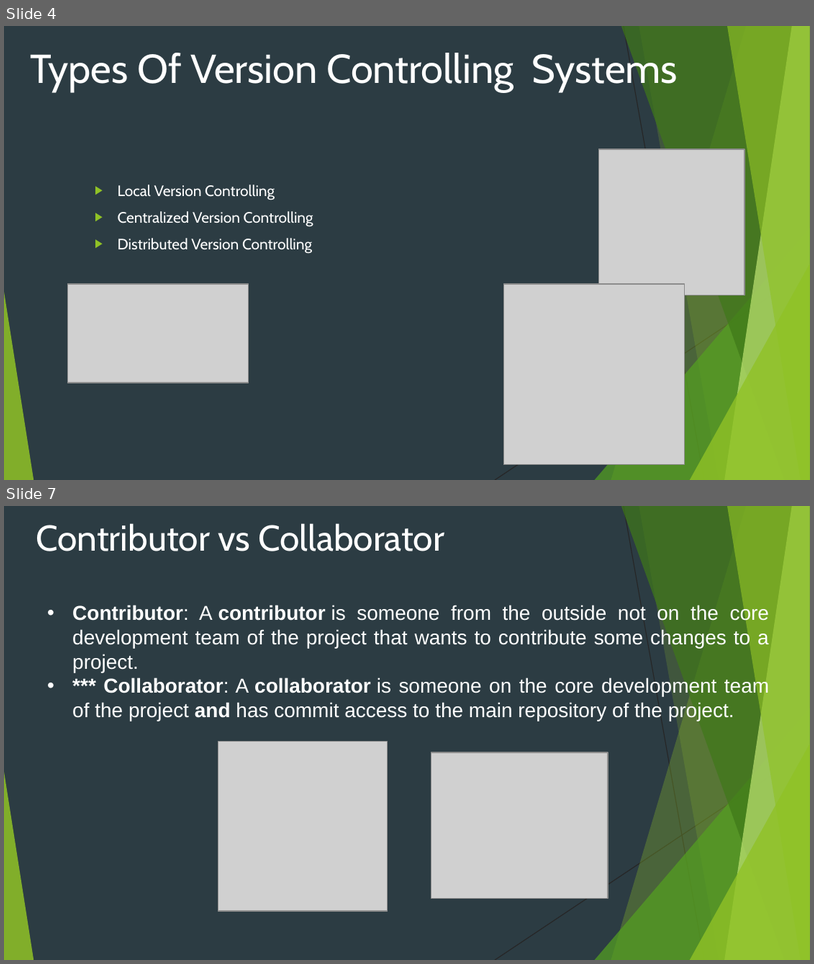
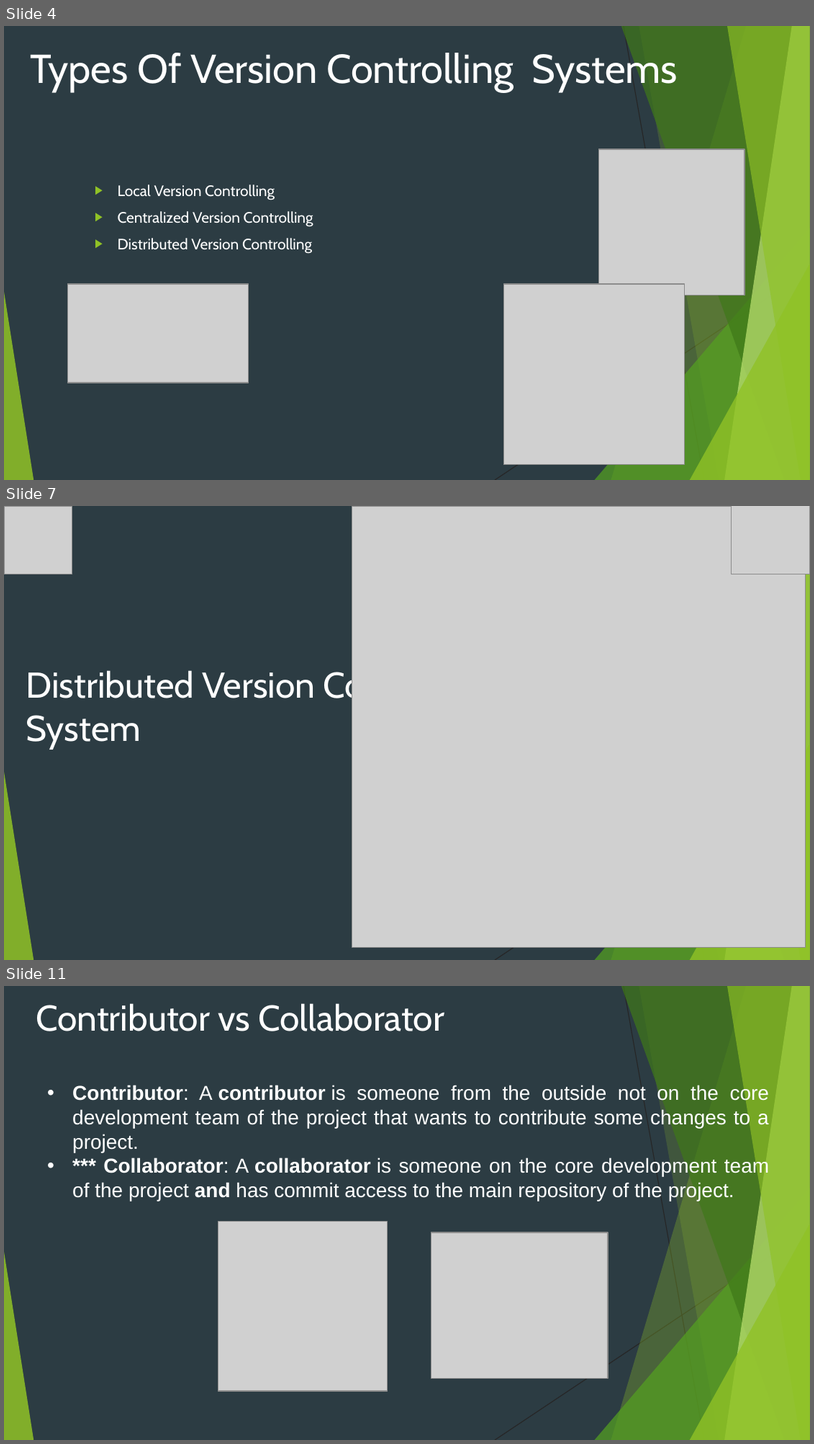
Before and after one commit to Shubhamdutta2000/Web-Training, a slide deck: 03. Git & Github/Github.pptx. Shown one above the other, each under a label of ours: slides 4 and 7 before the commit, slides 4, 7 and 11 after it; the slides between them are not shown. The pictures are 814x964 and 814x1444 pixels, drawn with LibreOffice and Linux fonts; fonts in the diff are those of the drawing; grey boxes stand for pictures. Boxes give left, top, right and bottom in pixels: in the first picture for what was removed or moved away, otherwise in the second. Text is boxed around its words. In the diff, an @@ line names an element or a change of style, - is before the commit and + after.

```diff
--- a/03. Git & Github/Github.pptx
+++ b/03. Git & Github/Github.pptx
@@ slide 7 added at box(4, 506, 810, 960), background #2C3C43; not listed: 10 template elements that a slide beside it also shows @@
@@ picture added at box(4, 506, 72, 574) @@
@@ picture added at box(352, 506, 805, 947) @@
@@ picture added at box(731, 506, 810, 574) @@
@@ title added at box(26, 668, 436, 748), 32 pt, text #FFFFFF @@
+Distributed Version Control
+System
@@ what was slide 7 is now slide 11 @@
```
Also in this commit, not shown: 1 slide changed, 4 other slides added, 1 slide removed, 1 other file.
